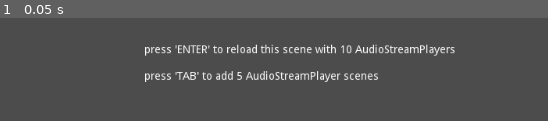
Above: before the commit, frame 1.
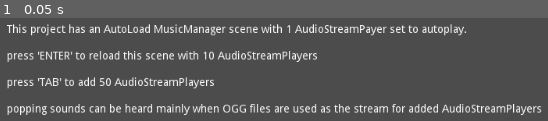
Above: after the commit, the same moment.

Repository: wizbane/godot-audio-bug
Game: Godot game, scene res://Main.tscn
The game is run twice, just before and just after one commit, with the same random seed, the same clock (stepped at 60 frames per second) and the same inputs.
Inputs:
- Up to frame 1 (0.05 s): no input

The runs differ from the first frame. In frame 1, 15% of the frame differs, in the area x 1-99%, y 5-95%.

Commit message:
adding different audio files

Diff:
--- a/Main.gd
+++ b/Main.gd
@@ -19,7 +19,7 @@
 		get_tree().reload_current_scene()
 
 	if Input.is_action_just_pressed("ui_focus_next"):
-		print("Add 5 AudioStreamPlayers (Set to -80db, stream paused)----- ")
-		for i in range(5):
+		print("Add 50 AudioStreamPlayers ----- ")
+		for i in range(50):
 			var new_sfx = sfx.instance()
 			add_child(new_sfx)
--- a/Main.tscn
+++ b/Main.tscn
@@ -1,6 +1,5 @@
-[gd_scene load_steps=4 format=2]
+[gd_scene load_steps=3 format=2]
 
-[ext_resource path="res://triangle.ogg" type="AudioStream" id=1]
 [ext_resource path="res://Main.gd" type="Script" id=2]
 [ext_resource path="res://AudioStreamPlayer.tscn" type="PackedScene" id=3]
 
@@ -8,39 +7,34 @@
 script = ExtResource( 2 )
 
 [node name="Label" type="Label" parent="."]
-margin_left = 259.0
-margin_top = 97.0
-margin_right = 590.0
-margin_bottom = 291.0
-text = "press 'ENTER' to reload this scene with 10 AudioStreamPlayers
+margin_left = 83.0
+margin_top = 71.0
+margin_right = 776.0
+margin_bottom = 265.0
+text = "This project has an AutoLoad MusicManager scene with 1 AudioStreamPayer set to autoplay.
 
-press 'TAB' to add 5 AudioStreamPlayer scenes"
+press 'ENTER' to reload this scene with 10 AudioStreamPlayers
+
+press 'TAB' to add 50 AudioStreamPlayers
+
+popping sounds can be heard mainly when OGG files are used as the stream for added AudioStreamPlayers"
 
 [node name="AudioStreamPlayer" parent="." instance=ExtResource( 3 )]
 
-[node name="AudioStreamPlayer2" type="AudioStreamPlayer" parent="."]
-stream = ExtResource( 1 )
+[node name="AudioStreamPlayer2" parent="." instance=ExtResource( 3 )]
 
-[node name="AudioStreamPlayer3" type="AudioStreamPlayer" parent="."]
-stream = ExtResource( 1 )
+[node name="AudioStreamPlayer3" parent="." instance=ExtResource( 3 )]
 
-[node name="AudioStreamPlayer4" type="AudioStreamPlayer" parent="."]
-stream = ExtResource( 1 )
+[node name="AudioStreamPlayer4" parent="." instance=ExtResource( 3 )]
 
-[node name="AudioStreamPlayer5" type="AudioStreamPlayer" parent="."]
-stream = ExtResource( 1 )
+[node name="AudioStreamPlayer5" parent="." instance=ExtResource( 3 )]
 
-[node name="AudioStreamPlayer6" type="AudioStreamPlayer" parent="."]
-stream = ExtResource( 1 )
+[node name="AudioStreamPlayer6" parent="." instance=ExtResource( 3 )]
 
-[node name="AudioStreamPlayer7" type="AudioStreamPlayer" parent="."]
-stream = ExtResource( 1 )
+[node name="AudioStreamPlayer7" parent="." instance=ExtResource( 3 )]
 
-[node name="AudioStreamPlayer8" type="AudioStreamPlayer" parent="."]
-stream = ExtResource( 1 )
+[node name="AudioStreamPlayer8" parent="." instance=ExtResource( 3 )]
 
-[node name="AudioStreamPlayer9" type="AudioStreamPlayer" parent="."]
-stream = ExtResource( 1 )
+[node name="AudioStreamPlayer9" parent="." instance=ExtResource( 3 )]
 
-[node name="AudioStreamPlayer10" type="AudioStreamPlayer" parent="."]
-stream = ExtResource( 1 )
+[node name="AudioStreamPlayer10" parent="." instance=ExtResource( 3 )]
--- a/MusicManager.tscn
+++ b/MusicManager.tscn
@@ -1,6 +1,6 @@
 [gd_scene load_steps=2 format=2]
 
-[ext_resource path="res://sine.ogg" type="AudioStream" id=1]
+[ext_resource path="res://sine.mp3" type="AudioStream" id=1]
 
 [node name="MusicManager" type="Node2D"]
 
Not shown, added: sine.mp3.import
Not shown, added: sine.wav.import
Not shown, added: triangle.mp3.import
Not shown, added: triangle.wav.import
Not shown, added: sine.mp3
Not shown, added: sine.wav
Not shown, added: triangle.mp3
Not shown, added: triangle.wav
